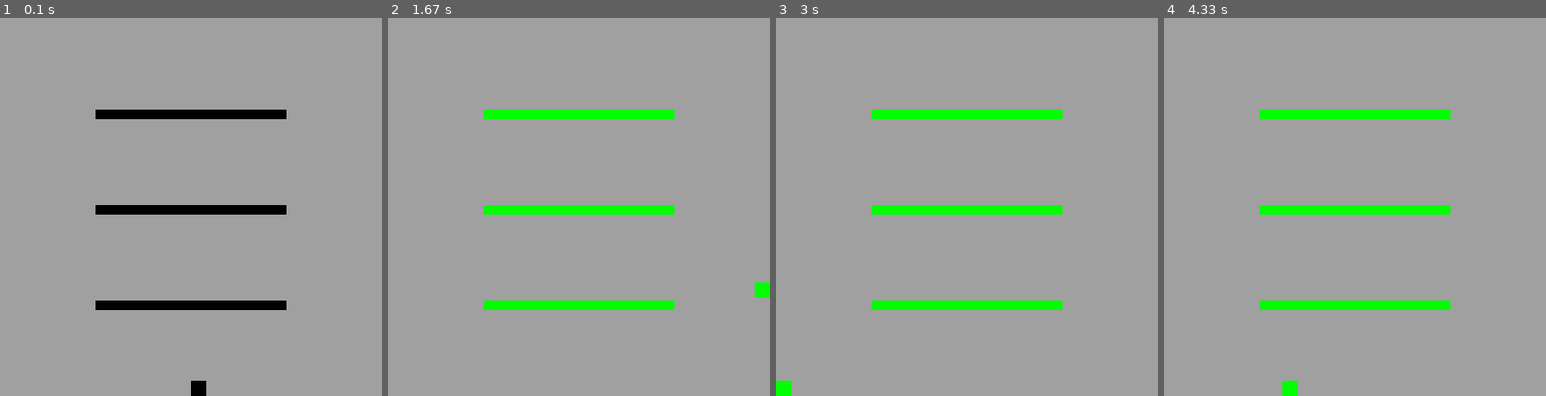
Above: before the commit, frames 1-4 (left to right).
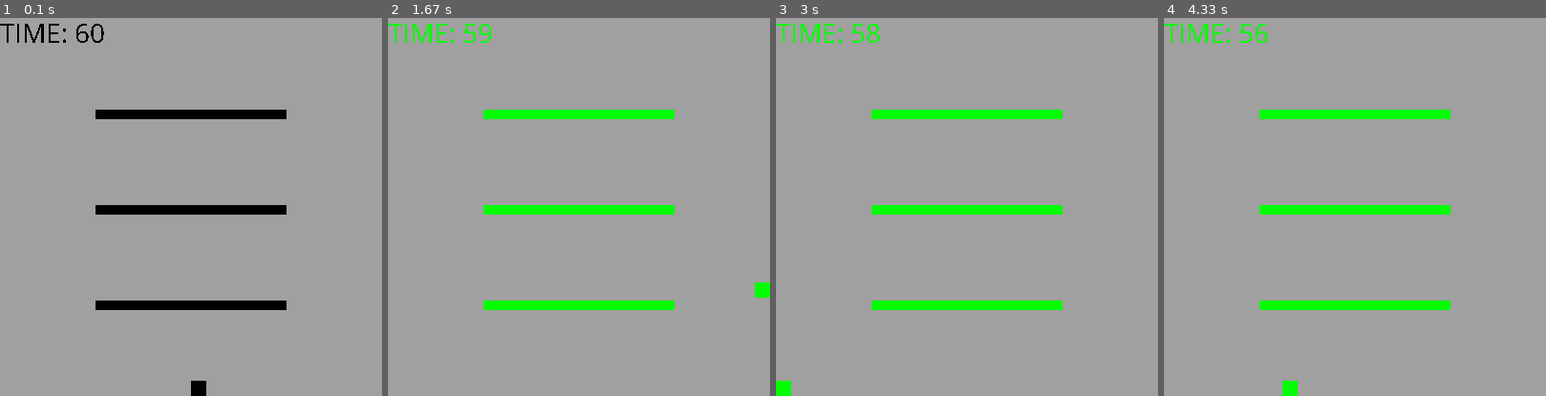
Above: after the commit, the same moments.

Repository: SamFincham/PyGame-Tests
Game: pygame game, started from main.py
The game is run twice, just before and just after one commit, with the same random seed, the same clock (stepped at 60 frames per second) and the same inputs.
Inputs:
- Up to frame 1 (0.1 s): no input
- Up to frame 2 (1.67 s): tap N at 0.33 s; hold Right 0.67-1.13 s; hold Up 1.17-1.47 s
- Up to frame 3 (3 s): hold Left 2-2.53 s; hold Left 2.57-2.97 s
- Up to frame 4 (4.33 s): hold Up 3-3.37 s; hold Right 3.4-4.03 s; hold Left from 4.07 s (still down)

The runs differ from the first frame. In frame 1, 0.4% of the frame differs, in the area x 0-28%, y 1-7%; in frame 2, 0.4%; in frame 3, 0.4%; in frame 4, 0.4%.

Commit message:
Added timer and fonts.

Diff:
--- a/main.py
+++ b/main.py
@@ -1,6 +1,7 @@
 #TEST GAME
 
 import pygame as pg
+pg.font.init() #Initialise font module
 
 """ GAME SETTINGS """
 #Master Settings Variable
@@ -8,8 +9,9 @@
 
 #Display Settings
 s['d'] = {}
-s['d']['scr'] = {'dim': [400, 400], 'title': 'Test Game'} #Screen
+s['d']['scr'] = {'dim': [400, 400], 'title': 'Test Game'} #Main Game Screen
 s['d']['fps'] = 60 #Frames Per Second
+s['d']['font'] = pg.font.SysFont('Comic Sans MS', 30)
 
 #Player Settings
 s['p'] = {}
@@ -21,6 +23,9 @@
 #Game Variables
 s['g'] = {}
 s['g']['clk'] = pg.time.Clock()
+s['g']['frame_no'] = 0
+s['g']['game_time'] = 60
+s['g']['level_current'] = 0
 s['g']['level_complete'] = False
 s['g']['done'] = False
 s['g']['screen'] = pg.display.set_mode(s['d']['scr']['dim'])
@@ -28,19 +33,22 @@
 #Level Settings
 s['l'] = list()
 s['l'].append({'platforms': [[200,10,100,100],[200,10,100,200],[200,10,100,300]],
+	'shift': {'vert': True, 'hor': True},
 	'colors': [[0,0,0],[80,80,80],[160,160,160],[240,240,240]],
 	'start': [200,384]
 })
 s['l'].append({'platforms': [[200,10,100,100],[200,10,100,200],[200,10,100,300]],
+	'shift': {'vert': True, 'hor': True},
 	'colors': [[0,255,0],[80,80,80],[160,160,160],[240,0,240]],
 	'start': [200,384]
 })
 s['l'].append({'platforms': [[200,10,100,100],[200,10,100,200],[200,10,100,300]],
+	'shift': {'vert': True, 'hor': True},
 	'colors': [[0,0,255],[80,80,80],[160,160,160],[0,240,240]],
 	'start': [200,384]
 })
 
-""" USER INPUT """
+#User Input Keys
 uip = dict() #"tap" means pressed this frame, "hold" means key is down
 uip["any"] = {"tap": False, "hold": False, "key": 0} #For any key input. Tap only.
 uip["up"] = {"tap": False, "hold": False, "key": pg.K_UP} #Jump
@@ -50,6 +58,22 @@
 uip["next"] = {"tap": False, "hold": False, "key": pg.K_n} #Skip level
 uip["q"] = {"tap": False, "hold": False, "key": pg.K_q} #Quit game
 
+""" STATUS BAR """
+class Status():
+
+	def __init__(self, l):
+		self.col = l['colors'][0]
+		self.font = s['d']['font']
+		#Time:
+		self.time = self.font.render('TIME: %i' % s['g']['game_time'], False, self.col)
+
+	def update(self):
+		if s['g']['frame_no'] == 0: #If a new second has passed
+			self.time = self.font.render('TIME: %i' % s['g']['game_time'], False, self.col)
+
+	def draw(self):
+		s['g']['screen'].blit(self.time, (0,0))
+
 """ PLAYER CLASS """
 class Player(pg.sprite.Sprite):
 
@@ -150,10 +174,9 @@
 
 """ PLATFORM CLASS """
 class Platform(pg.sprite.Sprite):
-
+	#Basic Platform Setup
 	def __init__(self, p, l):
 		super(Platform, self).__init__()
-		#Basic Platform Setup
 		self.image = pg.Surface([p[0],p[1]]) #Dimensions of Platform
 		self.rect = self.image.get_rect()
 		self.rect.x = p[2]; self.rect.y = p[3] #Position
@@ -168,36 +191,48 @@
 	pg.display.set_caption(s['d']['scr']['title'])
 
 	#Go through levels
-	for l in s['l']:
-		#If game done, exit loop and end game
-		if s['g']['done']: break
-
+	while not s['g']['done']:
 		#Set up the next level
 		s['g']['level_complete'] = False
-		player = Player(l)
-		level = Level(l)
+		player = Player(s['l'][s['g']['level_current']])
+		level = Level(s['l'][s['g']['level_current']])
 		player.level = level
+
+		status = Status(s['l'][s['g']['level_current']])
 		active_sprite_list = pg.sprite.Group()
 		active_sprite_list.add(player)
 
 		#Main Game Loop
 		while not s['g']['level_complete']:
+			#Frame & Time Counter
+			s['g']['frame_no'] = (s['g']['frame_no'] + 1) % s['d']['fps']
+			if s['g']['frame_no'] == 0: s['g']['game_time'] -= 1
+
 			#Event Checker
 			get_input()
-			if uip['q']['tap']: s['g']['done'] = True; break
 
 			level.update()
 			player.update()
+			status.update()
 
 			#Draw to Screen
-			level.draw()
-			active_sprite_list.draw(s['g']['screen'])
-
-			#End of Loop
+			level.draw() #First draw level items
+			active_sprite_list.draw(s['g']['screen']) #Then draw players / entities
+			status.draw()
+
+			#Display Things
 			s['g']['clk'].tick(s['d']['fps'])
 			pg.display.flip()
 
-			if uip['next']['tap']: s['g']['level_complete'] = True
+			#Level Complete Check
+			if uip['next']['tap']:
+				s['g']['level_complete'] = True
+				s['g']['level_current'] += 1
+
+			#Check if end of game reached
+			if s['g']['level_current'] >= len(s['l']) or uip['q']['tap'] or s['g']['game_time'] == 0:
+				s['g']['done'] = True
+				break
 
 	pg.quit()
 
